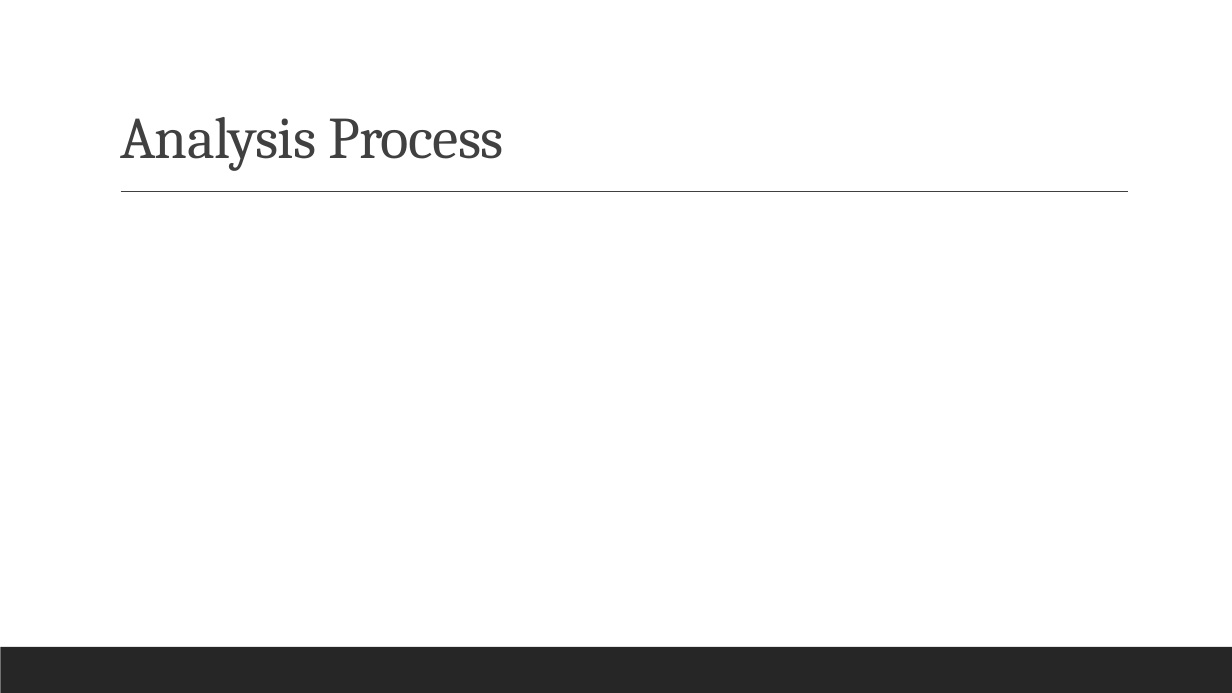
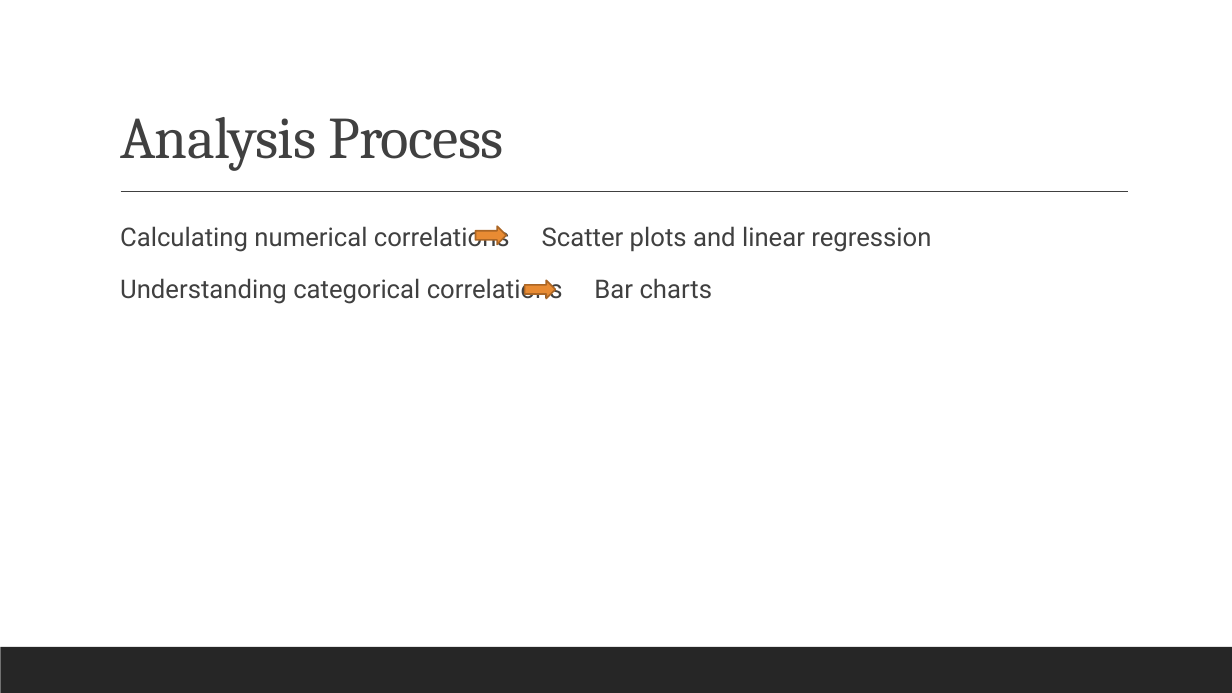
Before and after one commit to reginesgit/Factors-Contributing-to-a-Countrys-Happiness, a slide deck: slide 8 of Anaconda_Results_Presentation.pptx. Drawn at 1232x693 pixels with LibreOffice and Linux fonts; fonts in the diff are those of the drawing. Boxes give left, top, right and bottom in pixels: in the first picture for what was removed or moved away, otherwise in the second. Text is boxed around its words. In the diff, an @@ line names an element or a change of style, - is before the commit and + after.

```diff
--- a/Anaconda_Results_Presentation.pptx
+++ b/Anaconda_Results_Presentation.pptx
@@ text added at <box>120,225,931,304</box>, 20 pt, text #404040 @@
+  Calculating numerical correlations Scatter plots and linear regression
+  Understanding categorical correlations Bar charts
@@ right arrow added at <box>476,226,506,245</box>, fill #E88B33, outline #AC6726 1.25 pt @@
@@ right arrow added at <box>525,280,555,299</box>, fill #E88B33, outline #AC6726 1.25 pt @@
```
Also in this commit, not shown: 2 other slides changed, 1 other file.
